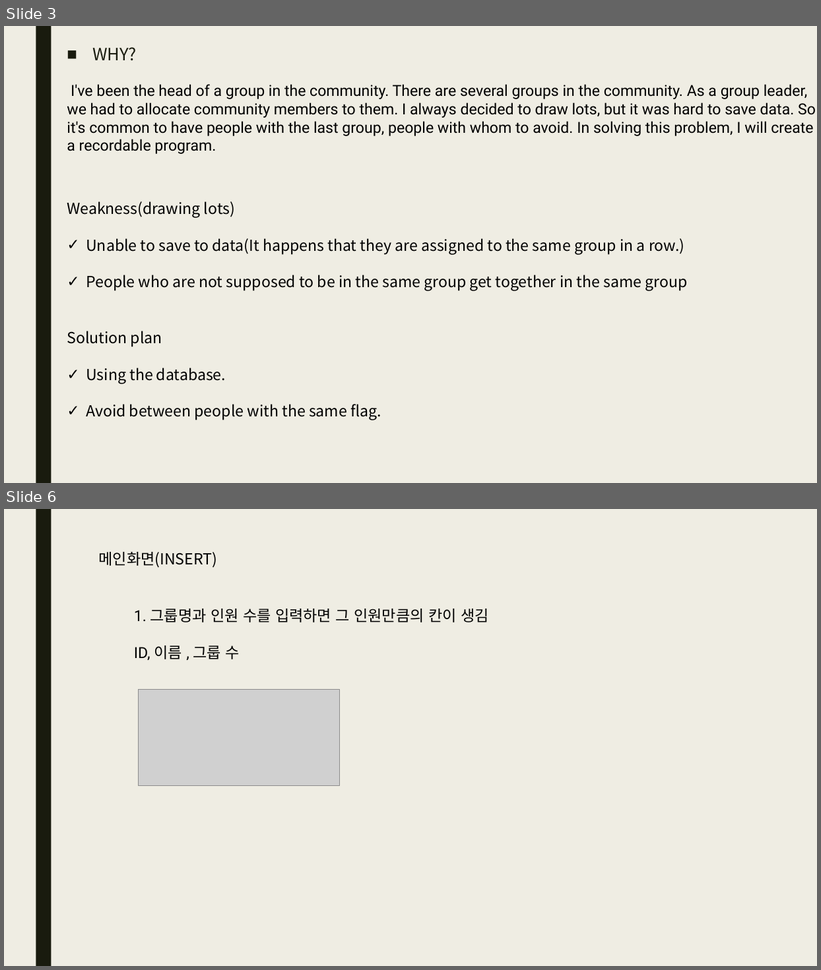
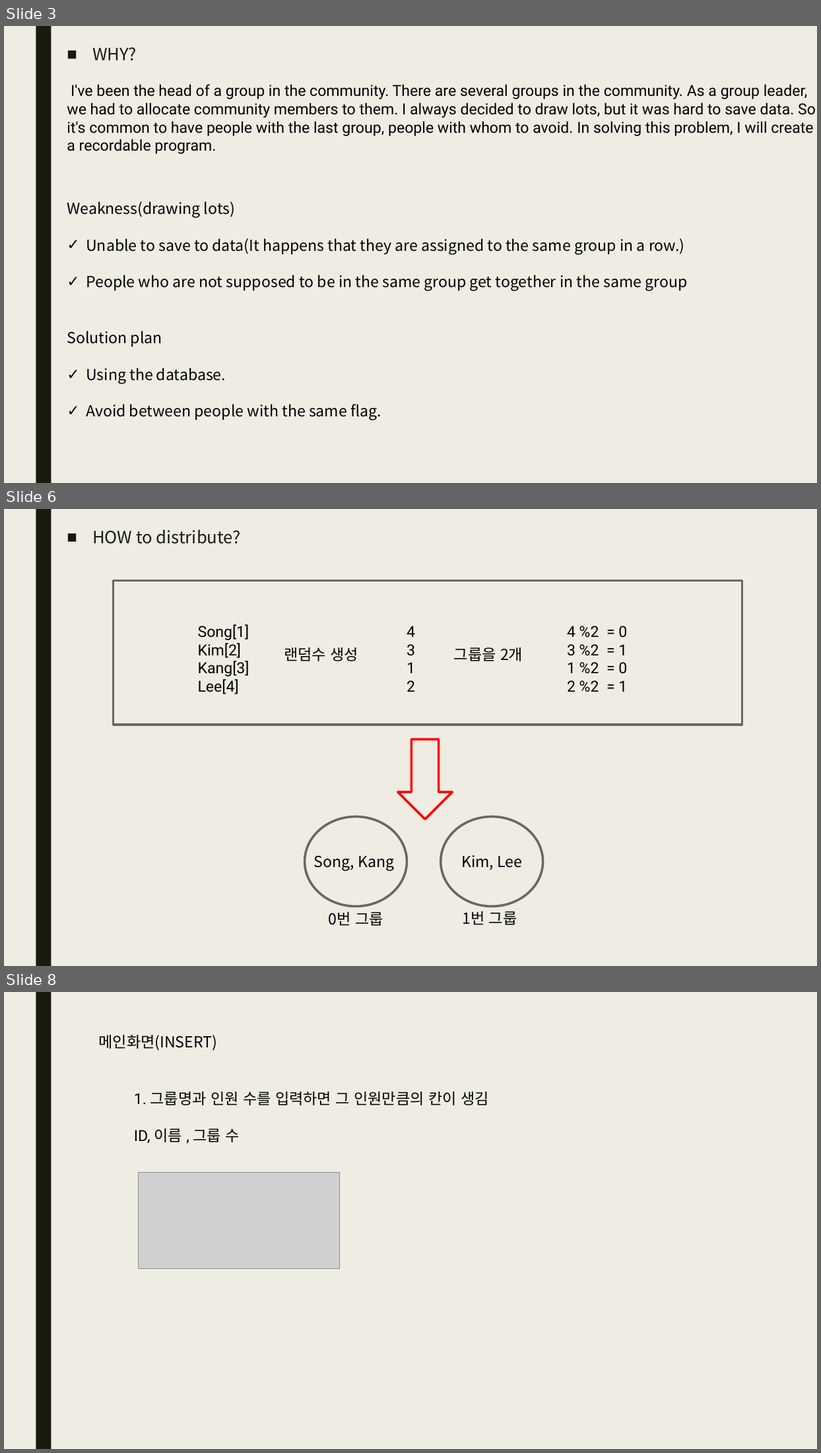
Before and after one commit to qhftkf1/02.S01_GroupMaker, a slide deck: S01_그룹 지정하기.pptx. Shown one above the other, each under a label of ours: slides 3 and 6 before the commit, slides 3, 6 and 8 after it; the slides between them are not shown. The pictures are 821x970 and 821x1453 pixels, drawn with LibreOffice and Linux fonts; fonts in the diff are those of the drawing; grey boxes stand for pictures. Boxes give left, top, right and bottom in pixels: in the first picture for what was removed or moved away, otherwise in the second. Text is boxed around its words. In the diff, an @@ line names an element or a change of style, - is before the commit and + after.

```diff
--- a/S01_그룹 지정하기.pptx
+++ b/S01_그룹 지정하기.pptx
@@ slide 6 added at (x1=4, y1=509, x2=817, y2=966), background #EFEDE3; not listed: 1 template element that a slide beside it also shows @@
@@ text added at (x1=92, y1=529, x2=241, y2=544), 20 pt, text #191B0E @@
+■ HOW to distribute?
@@ rectangle added at (x1=113, y1=581, x2=742, y2=725), outline #686863 2.75 pt @@
@@ text added at (x1=198, y1=625, x2=250, y2=694), 18 pt, text #000000 @@
+Song[1]
+Kim[2]
+Kang[3]
+Lee[4]
@@ text added at (x1=407, y1=626, x2=415, y2=692), 18 pt, text #000000 @@
+4
+3
+1
+2
@@ text added at (x1=567, y1=626, x2=627, y2=692), 18 pt, text #000000 @@
+4 %2 = 0
+3 %2 = 1
+1 %2 = 0
+2 %2 = 1
@@ text added at (x1=284, y1=648, x2=359, y2=661), 18 pt, text #000000 @@
+랜덤수 생성
@@ text added at (x1=454, y1=648, x2=523, y2=661), 18 pt, text #000000 @@
+그룹을 2개
@@ down arrow added at (x1=398, y1=739, x2=452, y2=819), outline #FF0000 2.75 pt @@
@@ ellipse added at (x1=305, y1=817, x2=407, y2=907), outline #686863 2.75 pt @@
@@ ellipse added at (x1=441, y1=817, x2=543, y2=907), outline #686863 2.75 pt @@
@@ text added at (x1=314, y1=855, x2=394, y2=871), 18 pt, text #000000 @@
+Song, Kang
@@ text added at (x1=461, y1=855, x2=522, y2=870), 18 pt, text #000000 @@
+Kim, Lee
@@ text added at (x1=329, y1=912, x2=384, y2=926), 18 pt, text #000000 @@
+0번 그룹
@@ text added at (x1=462, y1=912, x2=517, y2=925), 18 pt, text #000000 @@
+1번 그룹
@@ what was slide 6 is now slide 8 @@
```
Also in this commit, not shown: 4 slides changed, 6 other slides added, 1 slide removed, 12 other files.
